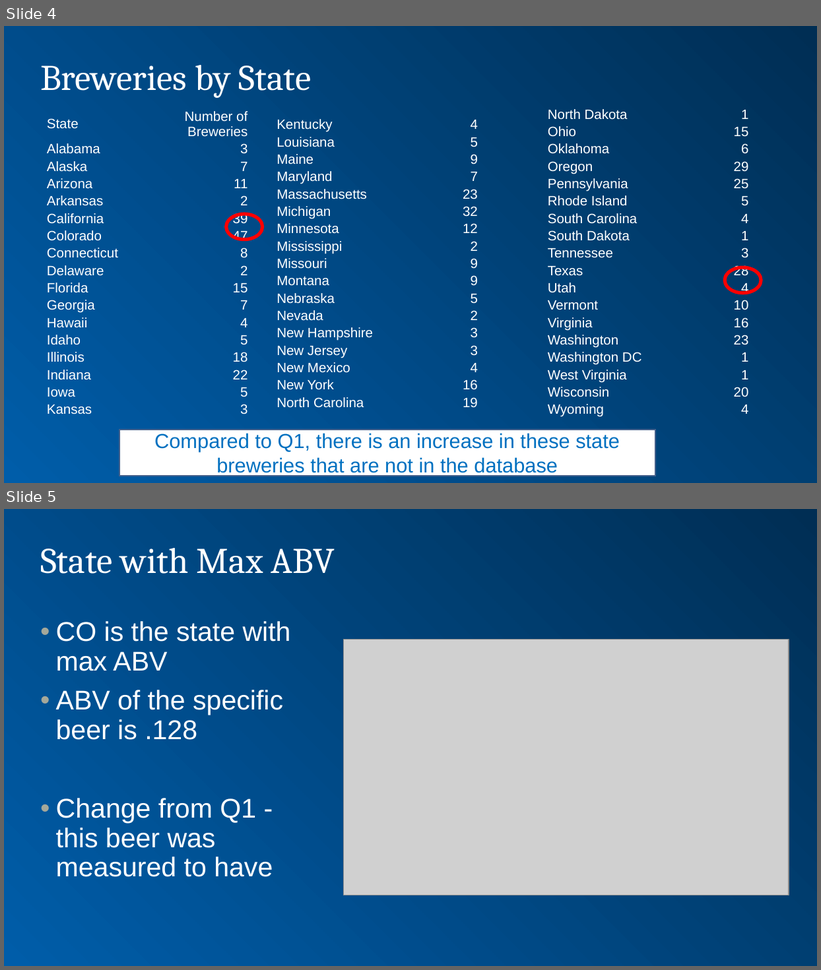
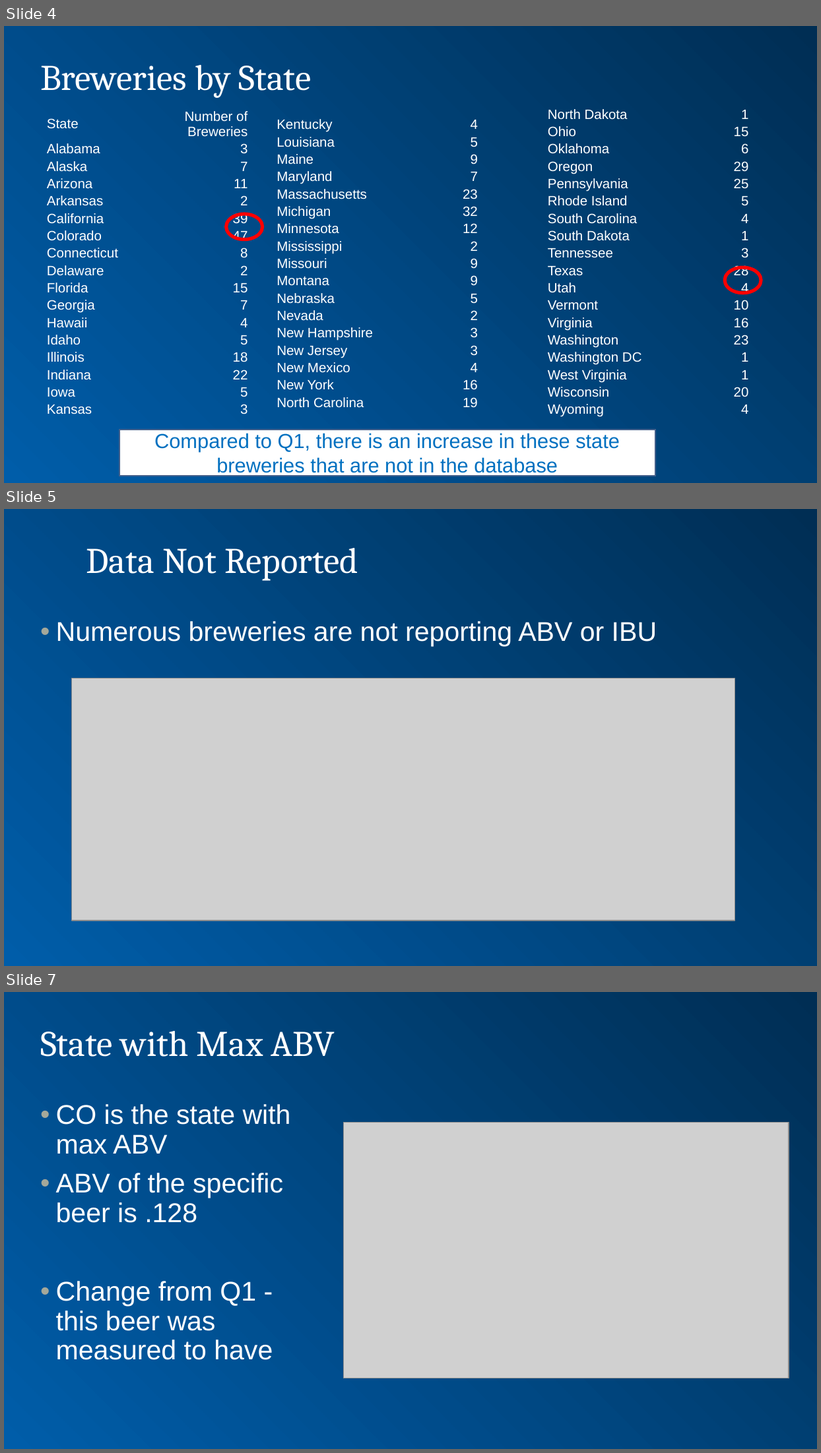
Before and after one commit to selwyn-samuel-smu/CaseStudy01, a slide deck: CaseStudy1Presentation.pptx. Shown one above the other, each under a label of ours: slides 4 and 5 before the commit, slides 4, 5 and 7 after it; the slides between them are not shown. The pictures are 821x970 and 821x1453 pixels, drawn with LibreOffice and Linux fonts; fonts in the diff are those of the drawing; grey boxes stand for pictures; background and template pictures are left out. Boxes give left, top, right and bottom in pixels: in the first picture for what was removed or moved away, otherwise in the second. Text is boxed around its words. In the diff, an @@ line names an element or a change of style, - is before the commit and + after.

```diff
--- a/CaseStudy1Presentation.pptx
+++ b/CaseStudy1Presentation.pptx
@@ slide 5 added at bbox=[4, 509, 817, 966], background gradient #002F54 to #005DA9 @@
@@ title added at bbox=[86, 548, 358, 581], 32 pt, text #FFFFFF @@
+Data Not Reported
@@ text added at bbox=[56, 621, 657, 647], 24 pt, text #FFFFFF @@
+• Numerous breweries are not reporting ABV or IBU
@@ picture added at bbox=[71, 678, 735, 920] @@
@@ what was slide 5 is now slide 7 @@
```
Also in this commit, not shown: 2 slides changed, 5 other slides added.
